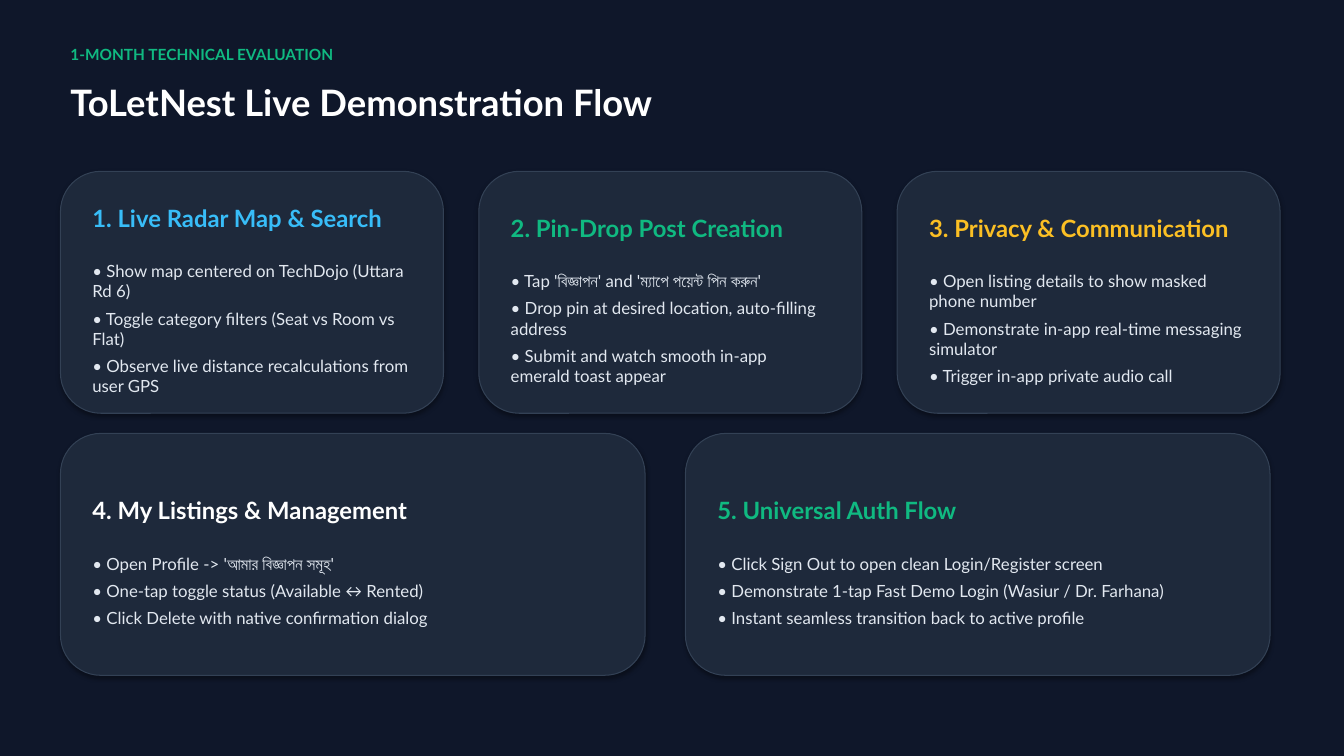
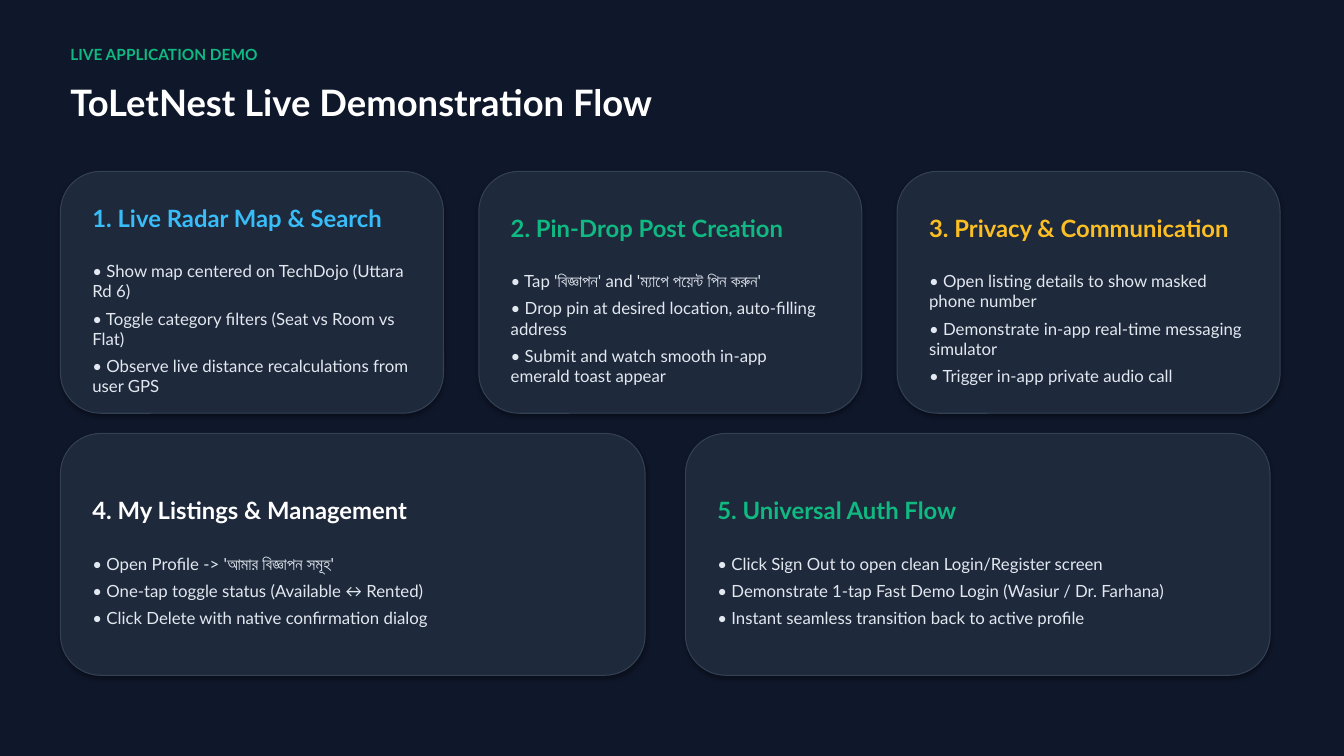
Before and after one commit to wasi-747/1-month-training-resources, a slide deck: slide 5 of 1_Month_Training_Executive_Evaluation.pptx. Drawn at 1344x756 pixels with LibreOffice and Linux fonts; fonts in the diff are those of the drawing. Boxes give left, top, right and bottom in pixels: in the first picture for what was removed or moved away, otherwise in the second. Text is boxed around its words. In the diff, an @@ line names an element or a change of style, - is before the commit and + after.

```diff
--- a/1_Month_Training_Executive_Evaluation.pptx
+++ b/1_Month_Training_Executive_Evaluation.pptx
@@ text at box(70, 49, 258, 60): text changed @@
-1-MONTH TECHNICAL EVALUATION
+LIVE APPLICATION DEMO
```
Also in this commit, not shown: 4 other slides changed.
